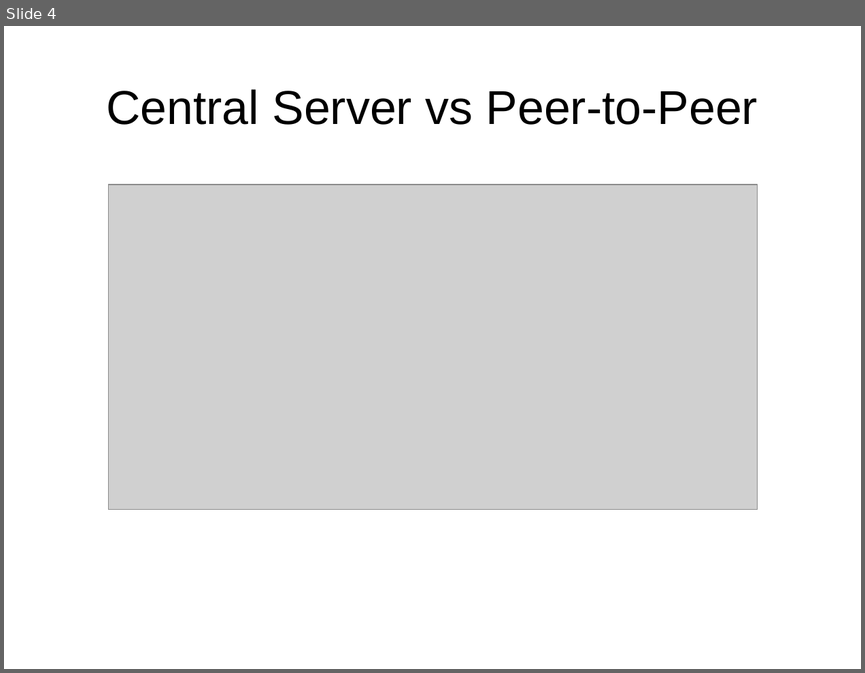
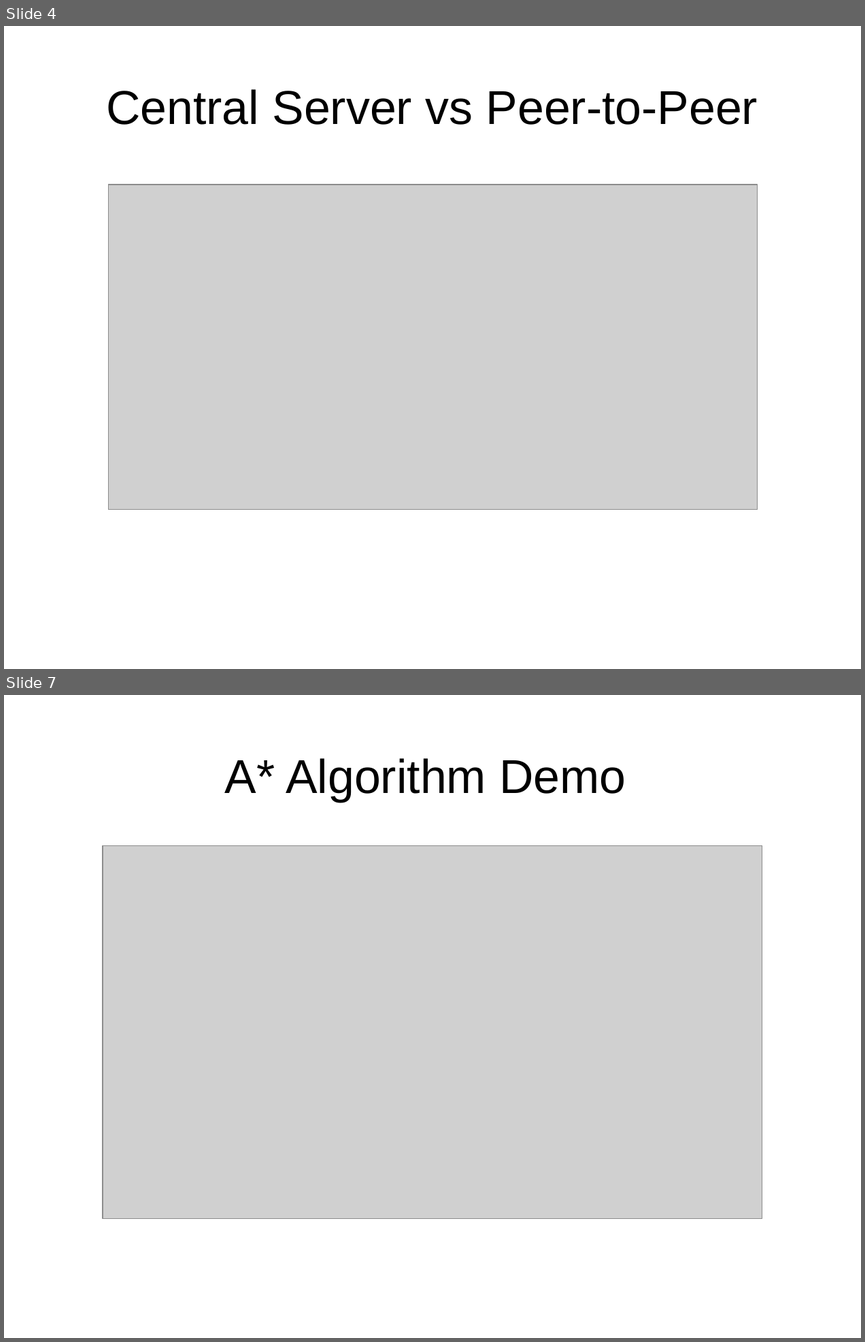
Before and after one commit to 8bitgeek/hive, a slide deck: docs/hive-slides.odp. Shown one above the other, each under a label of ours: slide 4 before the commit, slides 4 and 7 after it; the slides between them are not shown. The pictures are 865x673 and 865x1342 pixels, drawn with LibreOffice and Linux fonts; fonts in the diff are those of the drawing; grey boxes stand for pictures; background and template pictures are left out. Boxes give left, top, right and bottom in pixels: in the first picture for what was removed or moved away, otherwise in the second. Text is boxed around its words. In the diff, an @@ line names an element or a change of style, - is before the commit and + after.

```diff
--- a/docs/hive-slides.odp
+++ b/docs/hive-slides.odp
@@ slide 7 added at [4, 695, 861, 1338], background #FFFFFF @@
@@ title added at [225, 758, 626, 802], 44 pt, text #000000 @@
+A* Algorithm Demo
@@ picture added at [103, 845, 763, 1217] @@
```
Also in this commit, not shown: 2 slides changed, 5 other slides added.
